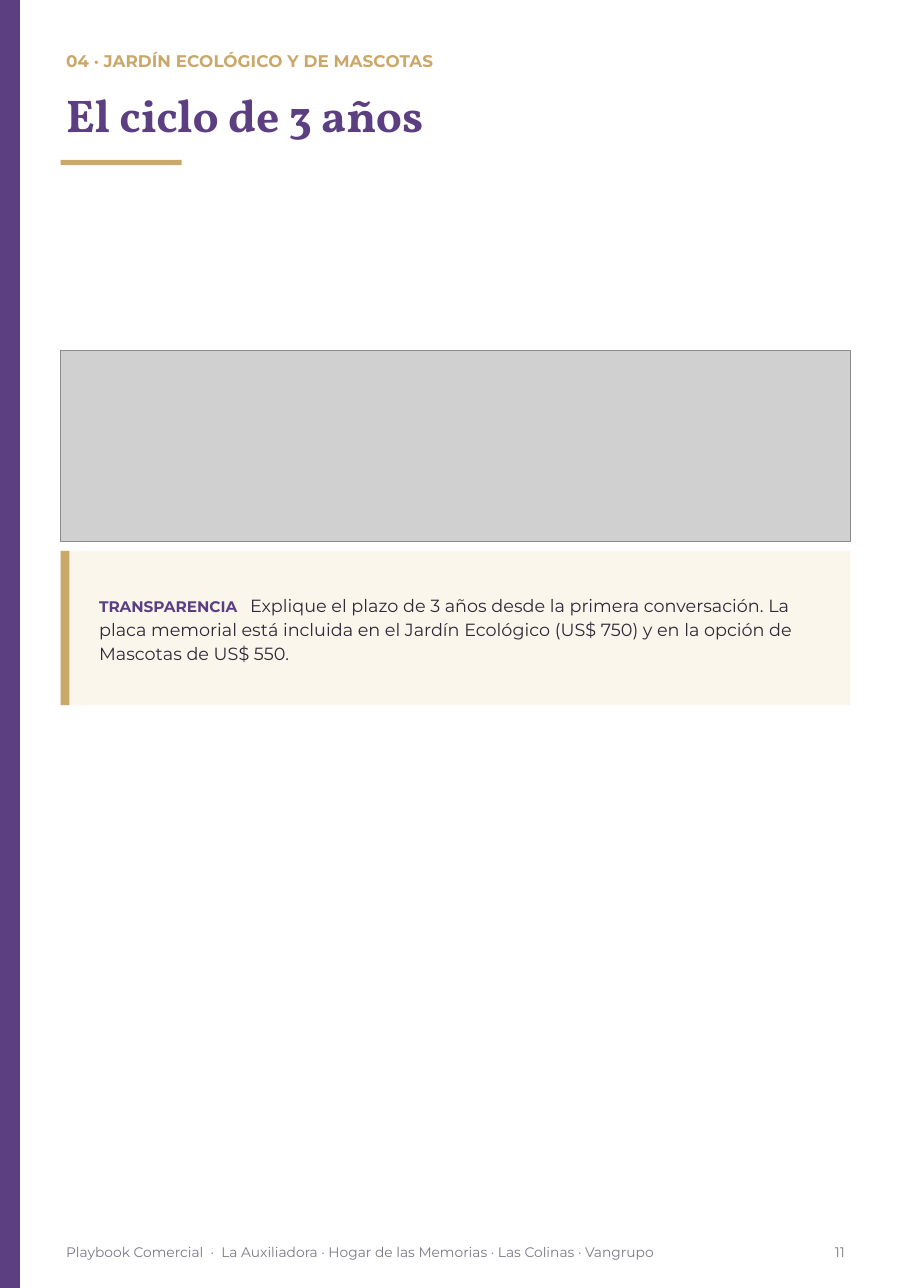
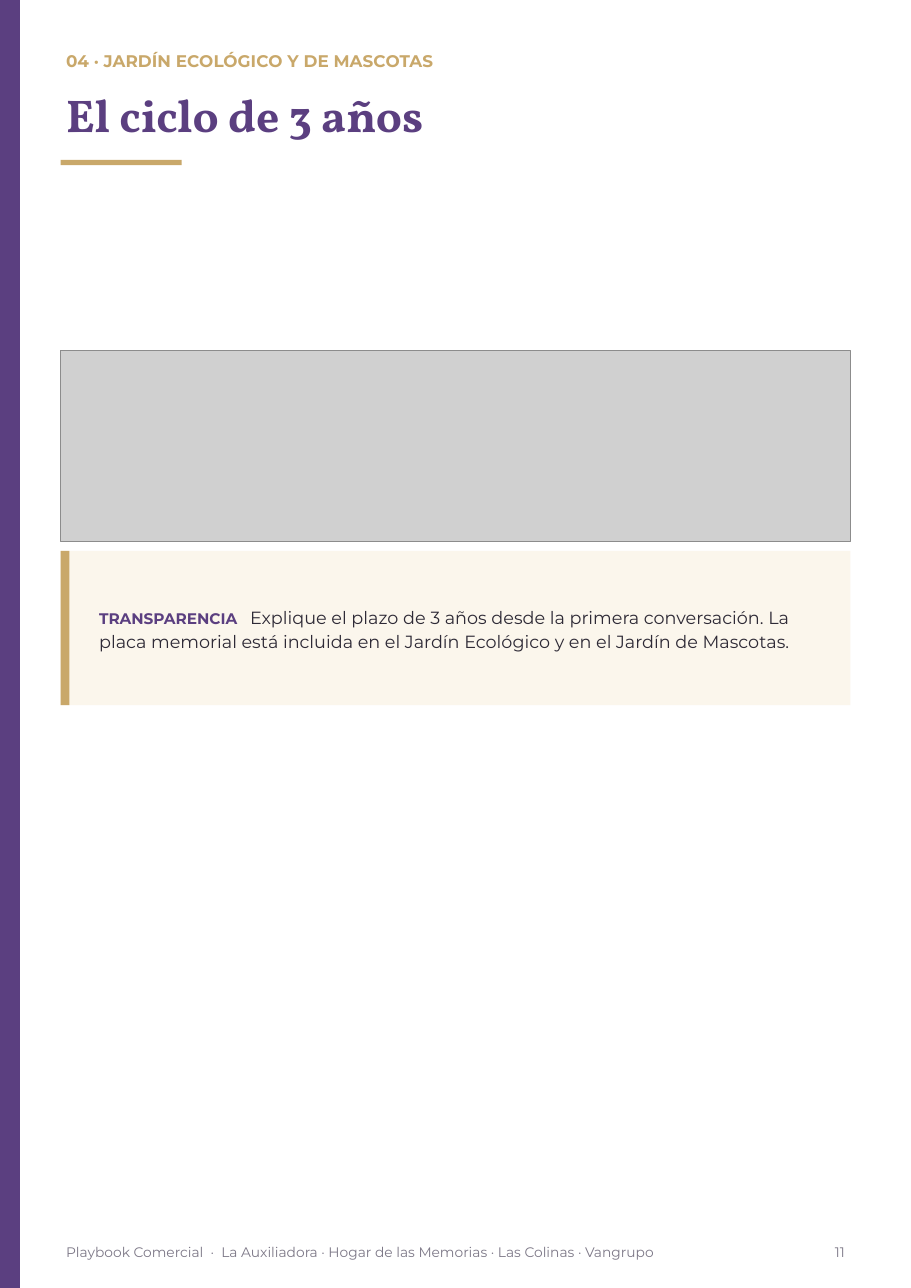
Before and after one commit to os267/teste, a slide deck: slide 11 of playbook/salida/Playbook_Comercial_Cremacion_Vangrupo_Vertical.pptx. Drawn at 911x1288 pixels with LibreOffice and Linux fonts; fonts in the diff are those of the drawing; grey boxes stand for pictures. Boxes give left, top, right and bottom in pixels: in the first picture for what was removed or moved away, otherwise in the second. Text is boxed around its words. In the diff, an @@ line names an element or a change of style, - is before the commit and + after.

```diff
--- a/playbook/salida/Playbook_Comercial_Cremacion_Vangrupo_Vertical.pptx
+++ b/playbook/salida/Playbook_Comercial_Cremacion_Vangrupo_Vertical.pptx
@@ text at <box>99,611,790,652</box>: text changed @@
-TRANSPARENCIA Explique el plazo de 3 años desde la primera conversación. La placa memorial está incluida en el Jardín Ecológico (US$ 750) y en la opción de Mascotas de US$ 550.
+TRANSPARENCIA Explique el plazo de 3 años desde la primera conversación. La placa memorial está incluida en el Jardín Ecológico y en el Jardín de Mascotas.
```
Also in this commit, not shown: 14 other slides changed, 12 other files.
